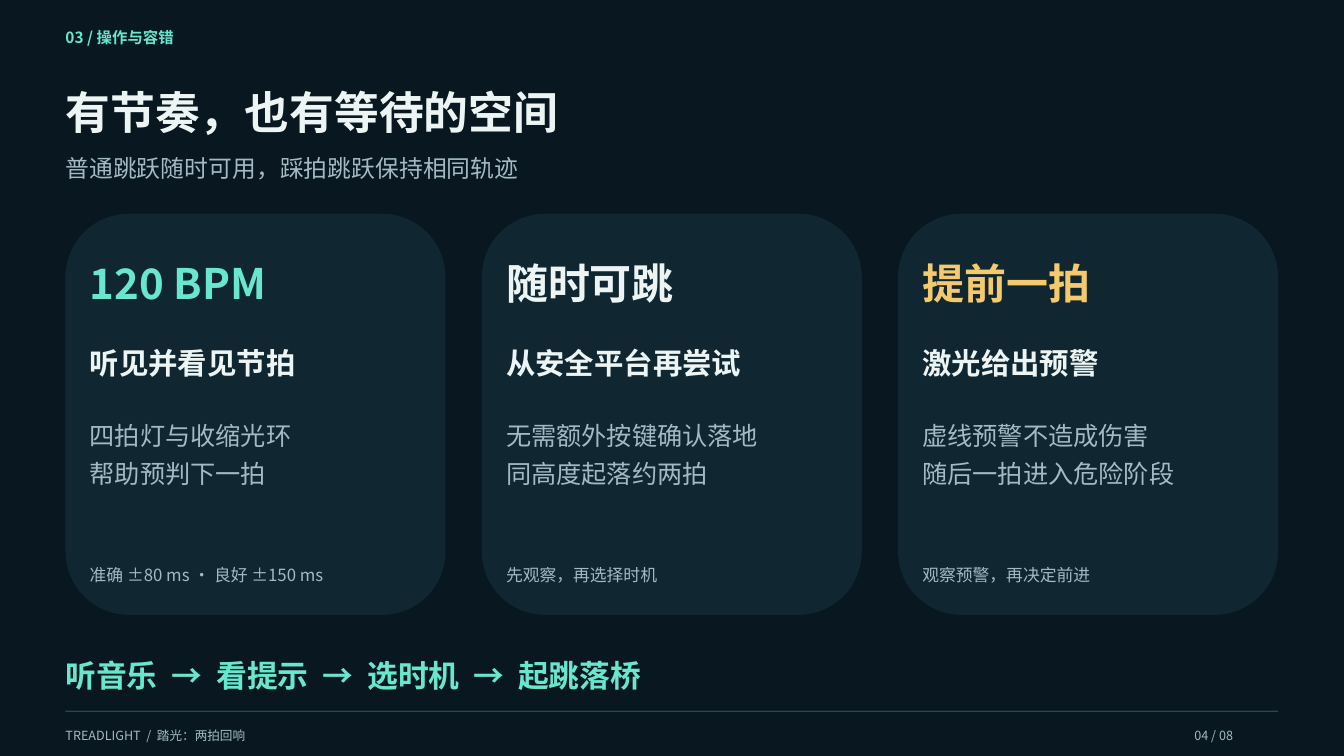
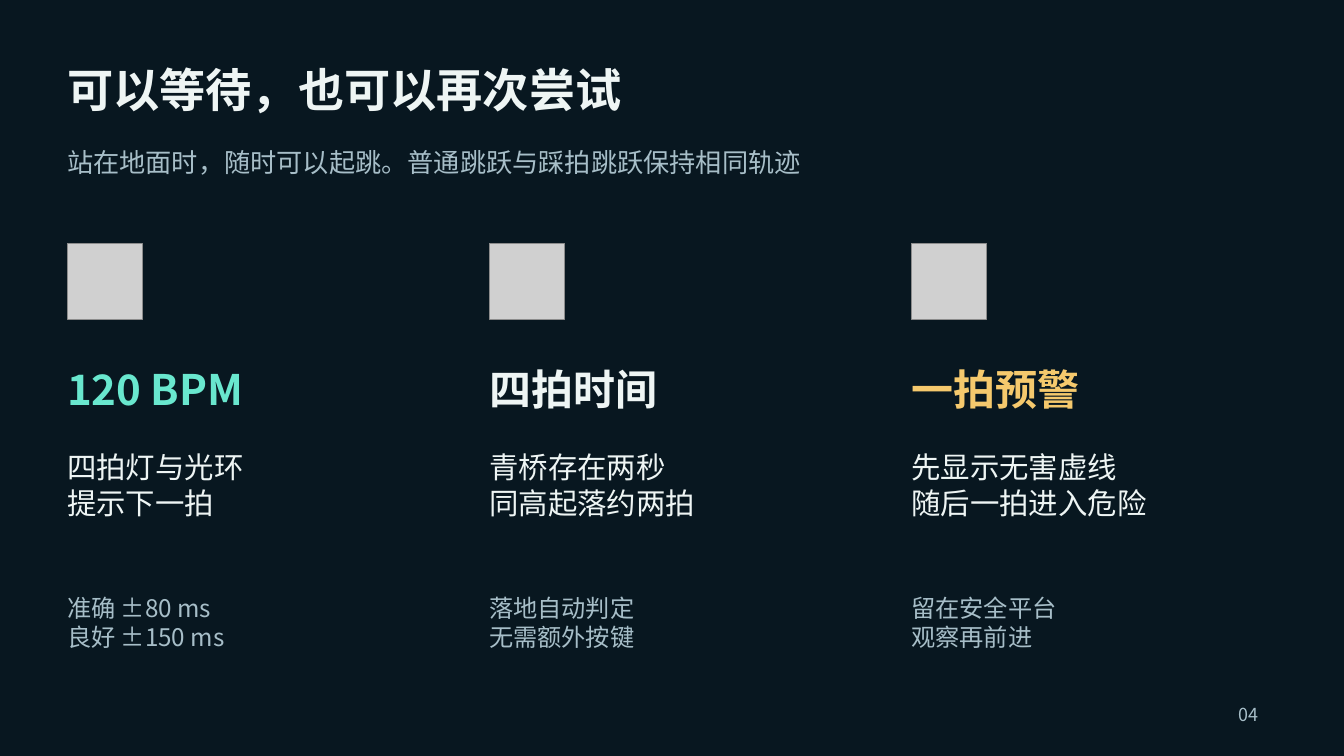
Before and after one commit to xunraozhou/treadlight, a slide deck: slide 4 of docs/presentation/Treadlight-presentation.pptx. Drawn at 1344x756 pixels with LibreOffice and Linux fonts; fonts in the diff are those of the drawing; grey boxes stand for pictures. Boxes give left, top, right and bottom in pixels: in the first picture for what was removed or moved away, otherwise in the second. Text is boxed around its words. In the diff, an @@ line names an element or a change of style, - is before the commit and + after.

```diff
--- a/docs/presentation/Treadlight-presentation.pptx
+++ b/docs/presentation/Treadlight-presentation.pptx
@@ text removed at <box>65,30,174,45</box> @@
-03 / 操作与容错
@@ text added at <box>67,67,621,113</box>, 33 pt, text #EEF5F4, bold @@
+可以等待，也可以再次尝试
@@ text removed at <box>65,90,558,135</box> @@
-有节奏，也有等待的空间
@@ text at <box>67,150,801,175</box>: text changed; size 17 to 18.8 pt; text colour #A3BAC5 to #A7BEC8 @@
-普通跳跃随时可用，踩拍跳跃保持相同轨迹
+站在地面时，随时可以起跳。普通跳跃与踩拍跳跃保持相同轨迹
@@ rounded rectangle removed at <box>66,214,446,615</box> @@
@@ rounded rectangle removed at <box>482,214,862,615</box> @@
@@ rounded rectangle removed at <box>898,214,1278,615</box> @@
@@ picture added at <box>68,244,143,320</box> @@
@@ picture added at <box>489,244,565,320</box> @@
@@ text removed at <box>506,263,674,303</box> @@
-随时可跳
@@ picture added at <box>911,244,987,320</box> @@
@@ text removed at <box>922,263,1090,303</box> @@
-提前一拍
@@ text removed at <box>90,349,296,377</box> @@
-听见并看见节拍
@@ text removed at <box>506,348,741,377</box> @@
-从安全平台再尝试
@@ text "120 BPM": place and size @@
-text "120 BPM" at <box>90,268,266,300</box>
+text "120 BPM" at <box>67,374,243,406</box>
@@ text "120 BPM" at <box>67,374,243,406</box>: line spacing 1.15 to 1; less space between paragraphs @@
@@ text added at <box>489,369,657,409</box>, 30 pt, text #EEF5F4, bold @@
+四拍时间
@@ text at <box>911,369,1079,409</box>: text changed; size 21 to 30 pt; text colour #EDF5F4 to #F5C96D @@
-激光给出预警
+一拍预警
@@ text at <box>67,453,243,517</box>: text changed; size 18 to 21 pt; text colour #A3BAC5 to #EEF5F4 @@
-四拍灯与收缩光环
-帮助预判下一拍
+四拍灯与光环
+提示下一拍
@@ text at <box>489,453,695,517</box>: text changed; size 18 to 21 pt; text colour #A3BAC5 to #EEF5F4 @@
-无需额外按键确认落地
-同高度起落约两拍
+青桥存在两秒
+同高起落约两拍
@@ text at <box>911,453,1146,517</box>: text changed; size 18 to 21 pt; text colour #A3BAC5 to #EEF5F4 @@
-虚线预警不造成伤害
-随后一拍进入危险阶段
+先显示无害虚线
+随后一拍进入危险
@@ text removed at <box>922,567,1090,583</box> @@
-观察预警，再决定前进
@@ text at <box>67,596,225,648</box>: text changed; size 12 to 17.2 pt; text colour #A3BAC5 to #A7BEC8 @@
-准确 ±80 ms · 良好 ±150 ms
+准确 ±80 ms
+良好 ±150 ms
@@ text added at <box>489,596,634,648</box>, 17.2 pt, text #A7BEC8 @@
+落地自动判定
+无需额外按键
@@ text at <box>911,596,1056,648</box>: text changed; size 12 to 17.2 pt; text colour #A3BAC5 to #A7BEC8 @@
-先观察，再选择时机
+留在安全平台
+观察再前进
@@ text removed at <box>65,660,641,690</box> @@
-听音乐 → 看提示 → 选时机 → 起跳落桥
@@ rectangle removed at <box>66,711,1278,712</box> @@
@@ text at <box>1239,707,1259,721</box>: text changed; size 9 to 12.8 pt; text colour #A3BAC5 to #A7BEC8 @@
-04 / 08
+04
@@ text removed at <box>65,729,245,741</box> @@
-TREADLIGHT / 踏光：两拍回响
```
Also in this commit, not shown: 6 other slides changed, 1 slide added, 1 slide removed, 43 other files.
